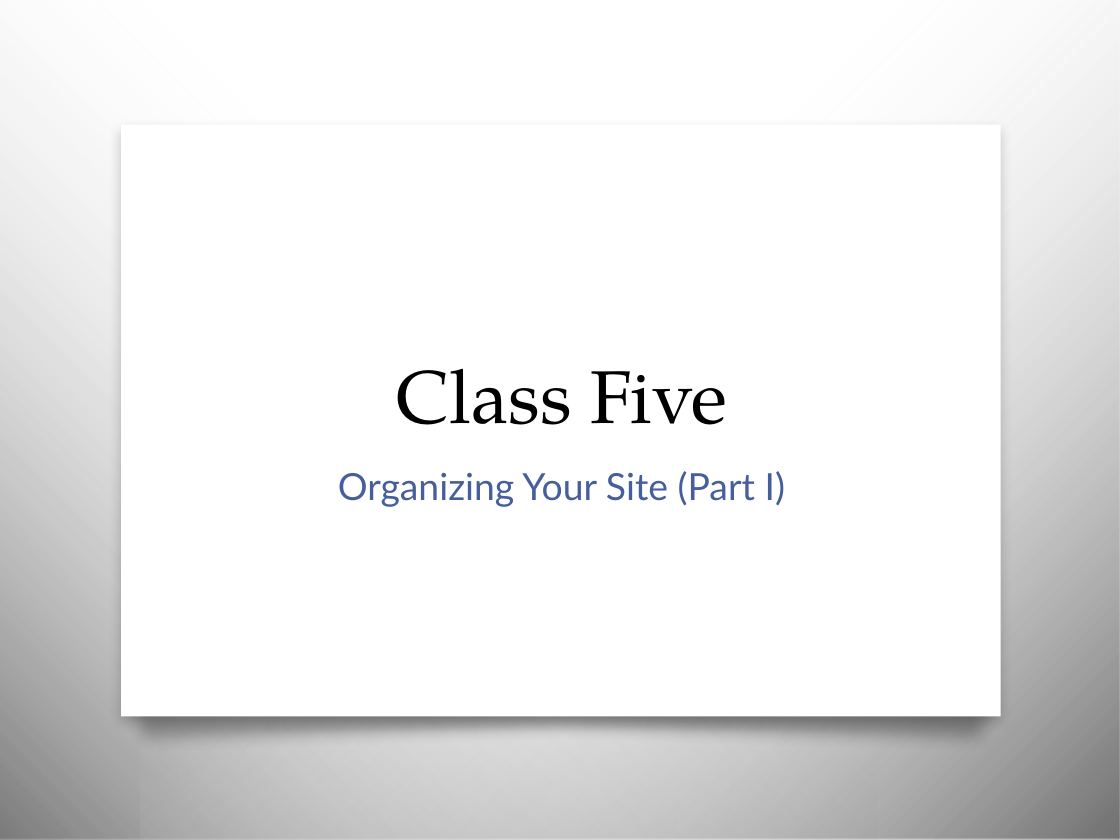
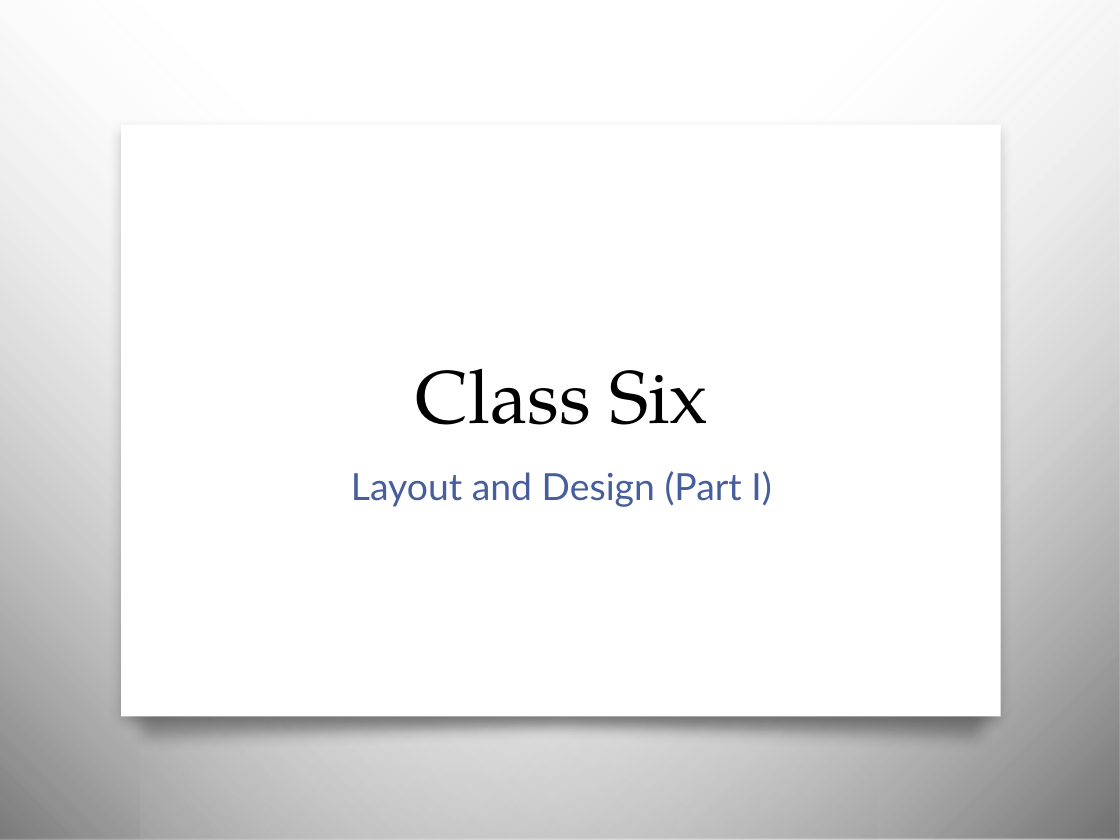
Before and after one commit to awayken/USF-ART329, a slide deck: slide 1 of slides/classsix/slides.pptx. Drawn at 1120x840 pixels with LibreOffice and Linux fonts; fonts in the diff are those of the drawing; background and template pictures are left out. Boxes give left, top, right and bottom in pixels: in the first picture for what was removed or moved away, otherwise in the second. Text is boxed around its words. In the diff, an @@ line names an element or a change of style, - is before the commit and + after.

Commit message:
Class six

```diff
--- a/slides/classsix/slides.pptx
+++ b/slides/classsix/slides.pptx
@@ title at (x1=416, y1=368, x2=708, y2=425): text changed @@
-Class Five
+Class Six
@@ subtitle at (x1=351, y1=471, x2=771, y2=507): text changed @@
-Organizing Your Site (Part I)
+Layout and Design (Part I)
```
Also in this commit, not shown: 4 other slides changed, 10 slides added, 25 slides removed, 3 other files.
